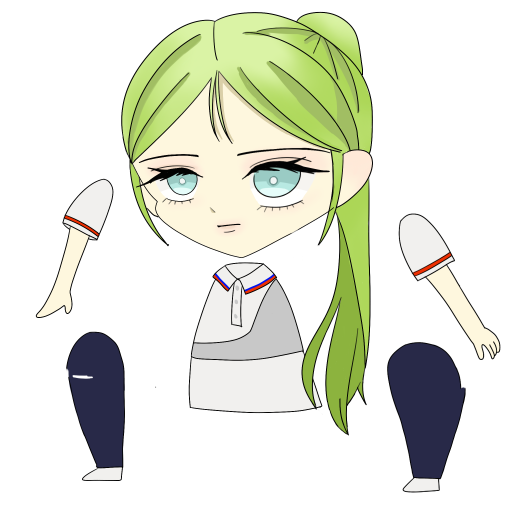
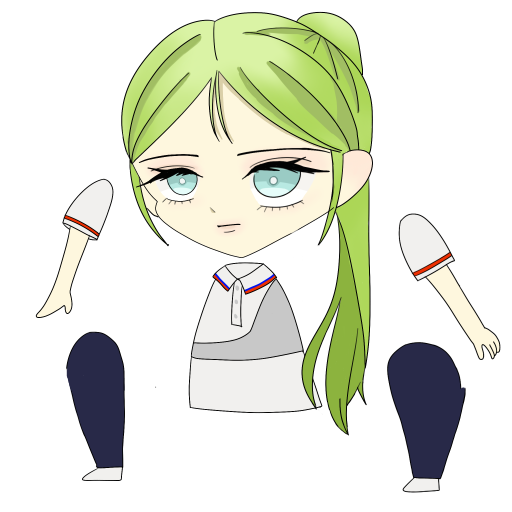
Layer changes from the first 512x512 image to the second:
painted on "Sarsu_Leftleg" over (66, 368, 93, 394)
